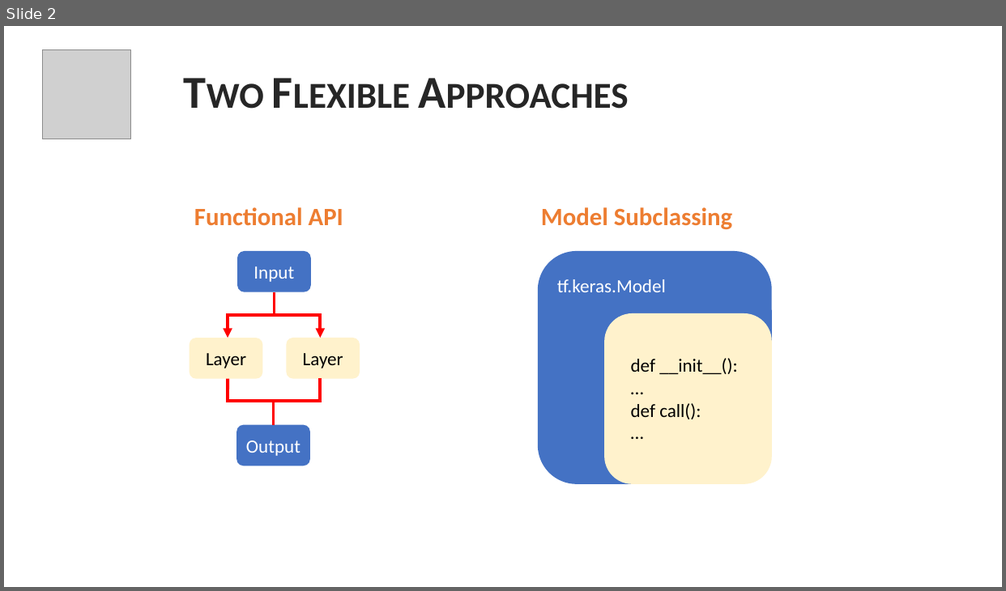
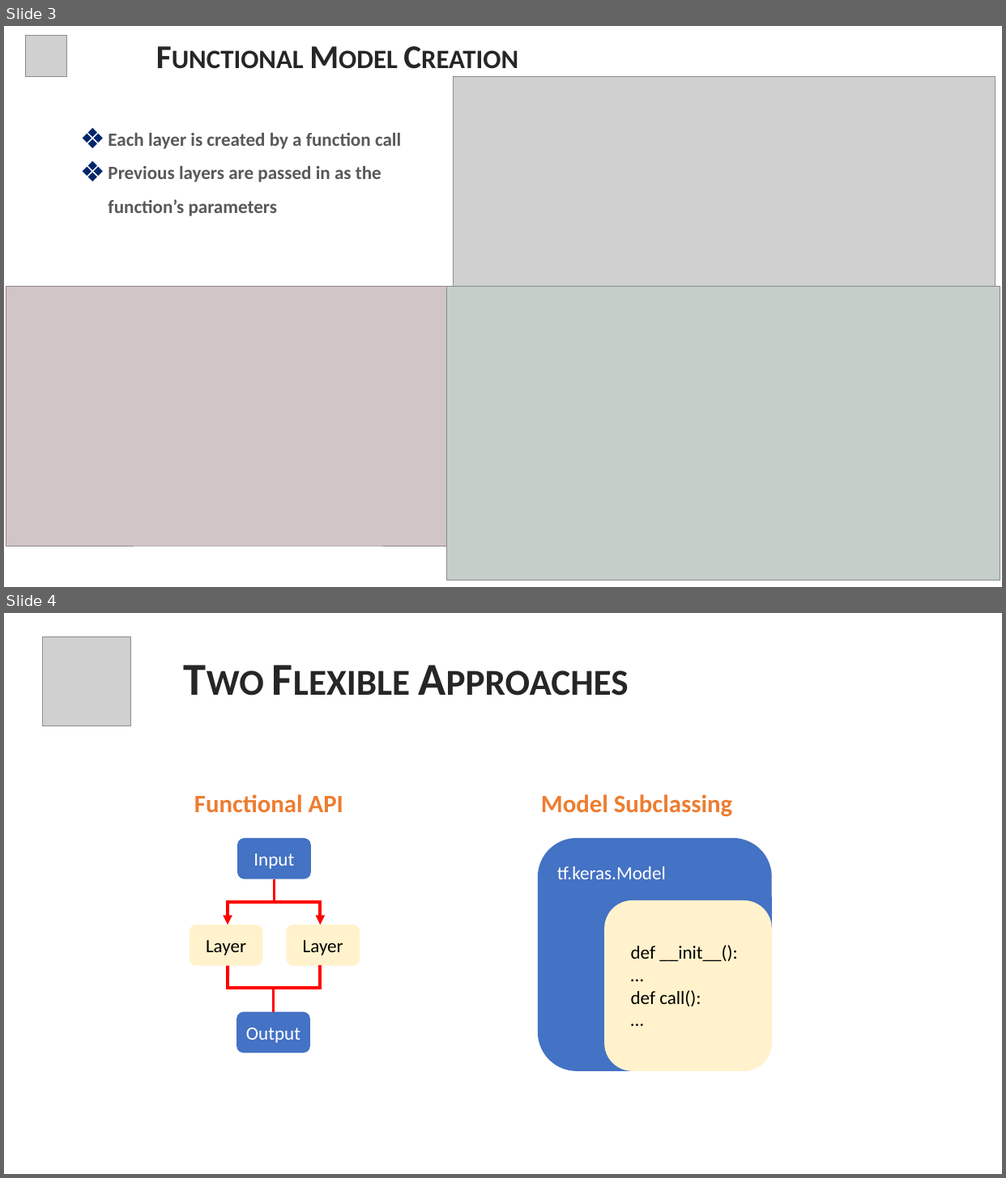
Before and after one commit to anodiamadmin/AIML, a slide deck: 07NuralNetworks/TF/002MalariaProject/ProjectReport/Vid 2 - Functional API, Model Subclassing & Custom Layers.pptx. Shown one above the other, each under a label of ours: slide 2 before the commit, slides 3 and 4 after it. The pictures are 1006x591 and 1006x1178 pixels, drawn with LibreOffice and Linux fonts; fonts in the diff are those of the drawing; grey boxes stand for pictures. Boxes give left, top, right and bottom in pixels: in the first picture for what was removed or moved away, otherwise in the second. Text is boxed around its words. In the diff, an @@ line names an element or a change of style, - is before the commit and + after.

```diff
--- a/07NuralNetworks/TF/002MalariaProject/ProjectReport/Vid 2 - Functional API, Model Subclassing & Custom Layers.pptx
+++ b/07NuralNetworks/TF/002MalariaProject/ProjectReport/Vid 2 - Functional API, Model Subclassing & Custom Layers.pptx
@@ slide 3 added at [4, 26, 1002, 587], background #FFFFFF @@
@@ picture added at [26, 35, 67, 76] @@
@@ text added at [149, 32, 948, 80], 32 pt, text #262626, bold, small capitals @@
+Functional Model Creation
@@ picture added at [454, 77, 996, 297] @@
@@ text added at [108, 133, 401, 216], 18 pt, text #595959, bold @@
+❖ Each layer is created by a function call
+❖ Previous layers are passed in as the function’s parameters
@@ picture added at [6, 287, 510, 546] @@
@@ rectangle added at [6, 287, 510, 546], fill #FF0000 at 5% opacity @@
@@ picture added at [447, 287, 1000, 581] @@
@@ rectangle added at [447, 287, 1000, 580], fill #00B050 at 5% opacity @@
@@ what was slide 2 is now slide 4 @@
```
Also in this commit, not shown: 1 slide changed, 1 other slide added, 1 slide removed, 1 other file.
